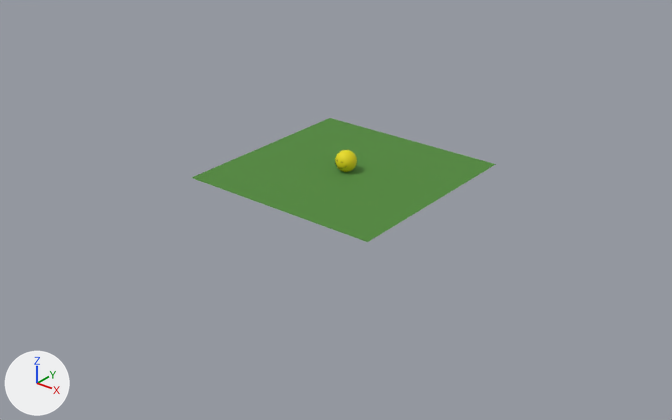
A saved change to the Blender file smiley_ball/smiley_ball.blend.
The view is the same before and after, from a camera (50 mm lens) standing at (48.6, -62.2, 34.2) and looking at (0.5, -2.1, -3.1). Arrows for +X, +Y and +Z are at lower left; the lights stay in place. The first picture is the older version.

The first picture shows 'Ground' and 1 more.
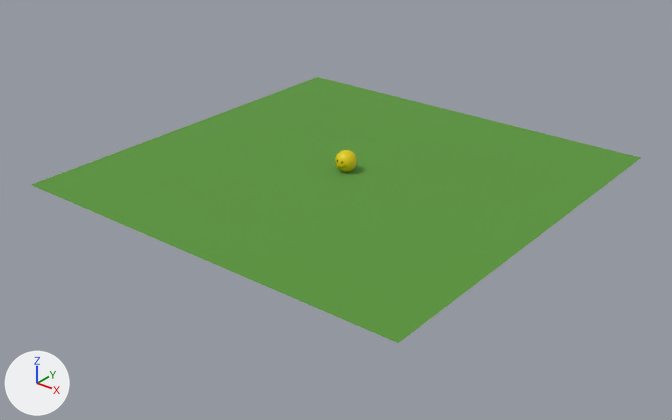
Pixel boxes (x1, y1, x2, y2) of what changed, in the pictures (672 x 420 px):
'Ground', reshaped (100% wider, 114% taller)
    before: (191, 118, 496, 242)
    after: (31, 77, 641, 343)

The change, as a list of edits to the scene's bpy script:
```text
Change me_plane:
    used by ob_ground; location = (0.0, 0.0, 0.0)
    remove me_plane.from_pydata(...)  # 4 vertices, 1 face; spans x -10.0..10.0, y -10.0..10.0, z 0.0
    add me_plane.from_pydata(...)  # 4 vertices, 1 face; spans x -20.0..20.0, y -20.0..20.0, z 0.0
    me_plane part 1
    me_plane.vertices[0].co: (-10.0, -10.0, 0.0) -> (-20.0, -20.0, 0.0)  # pixel (190, 177) -> pixel (30, 184)
    me_plane.vertices[1].co: (10.0, -10.0, 0.0) -> (20.0, -20.0, 0.0)  # pixel (367, 242) -> pixel (398, 343)
    me_plane.vertices[2].co: (-10.0, 10.0, 0.0) -> (-20.0, 20.0, 0.0)  # pixel (329, 117) -> pixel (317, 76)
    me_plane.vertices[3].co: (10.0, 10.0, 0.0) -> (20.0, 20.0, 0.0)  # pixel (496, 164) -> pixel (641, 157)
```
